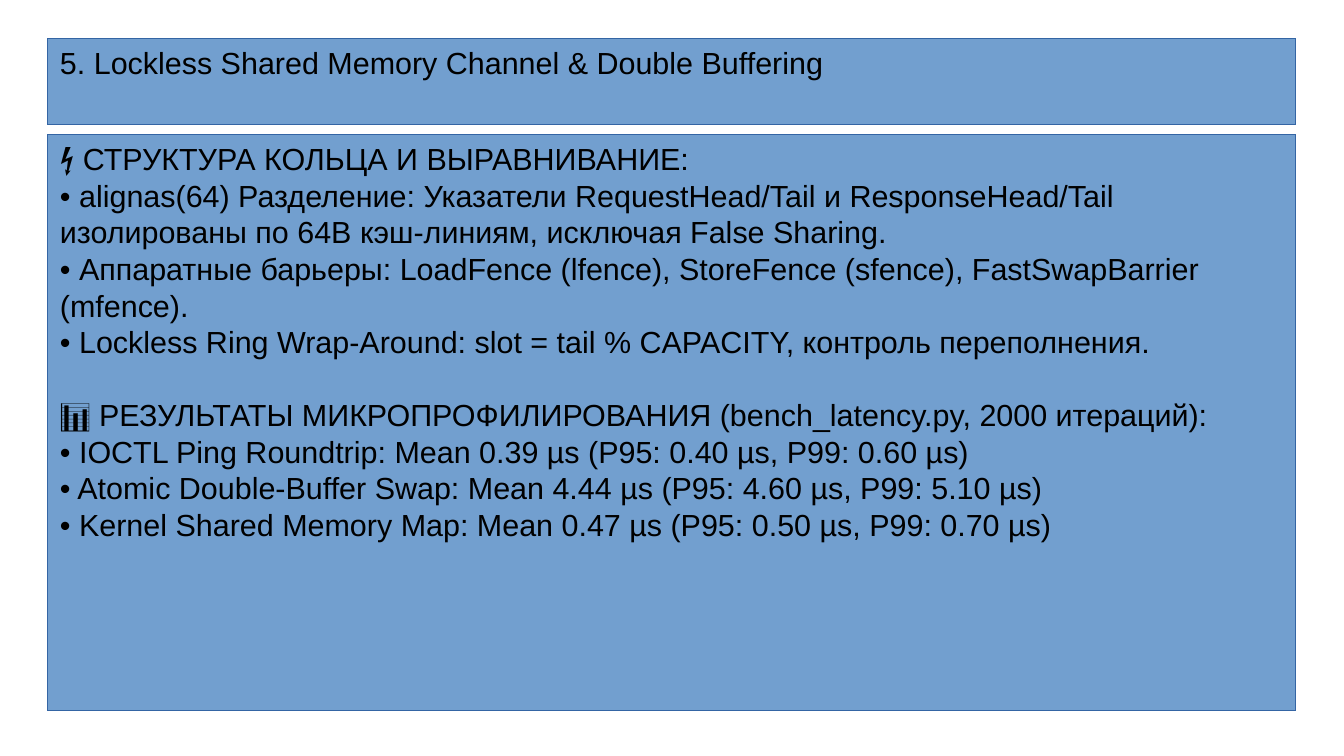
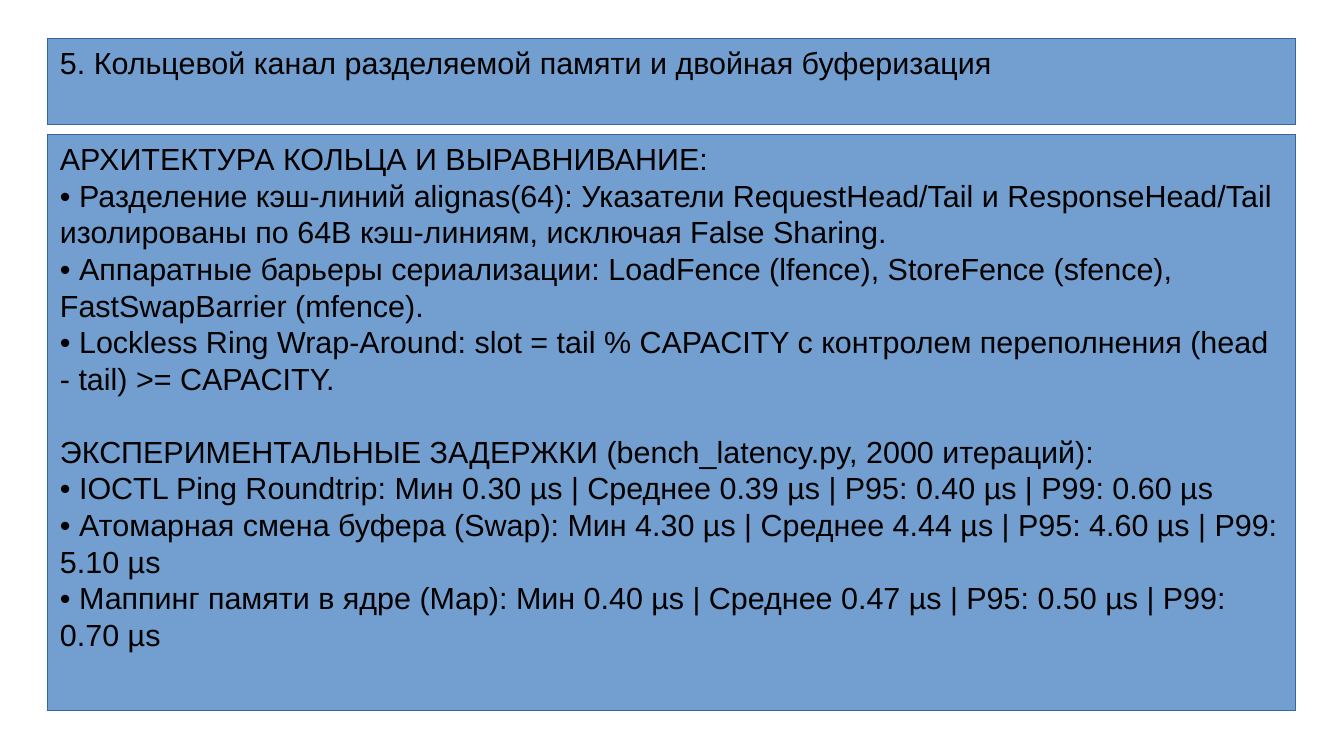
Before and after one commit to LucPrusPPi/unsolicited-non-paged-driver, a slide deck: slide 6 of docs/presentation/unpd_defense_presentation.odp. Drawn at 1344x756 pixels with LibreOffice and Linux fonts; fonts in the diff are those of the drawing. Boxes give left, top, right and bottom in pixels: in the first picture for what was removed or moved away, otherwise in the second. Text is boxed around its words. In the diff, an @@ line names an element or a change of style, - is before the commit and + after.

```diff
--- a/docs/presentation/unpd_defense_presentation.odp
+++ b/docs/presentation/unpd_defense_presentation.odp
@@ text in rectangle at [60,51,992,80]: text changed @@
-5. Lockless Shared Memory Channel & Double Buffering
+5. Кольцевой канал разделяемой памяти и двойная буферизация
@@ text in rectangle at [60,148,1278,652]: text changed @@
-⚡ СТРУКТУРА КОЛЬЦА И ВЫРАВНИВАНИЕ:
-• alignas(64) Разделение: Указатели RequestHead/Tail и ResponseHead/Tail изолированы по 64B кэш-линиям, исключая False Sharing.
-• Аппаратные барьеры: LoadFence (lfence), StoreFence (sfence), FastSwapBarrier (mfence).
-• Lockless Ring Wrap-Around: slot = tail % CAPACITY, контроль переполнения.
-📊 РЕЗУЛЬТАТЫ МИКРОПРОФИЛИРОВАНИЯ (bench_latency.py, 2000 итераций):
-• IOCTL Ping Roundtrip: Mean 0.39 µs (P95: 0.40 µs, P99: 0.60 µs)
-• Atomic Double-Buffer Swap: Mean 4.44 µs (P95: 4.60 µs, P99: 5.10 µs)
-• Kernel Shared Memory Map: Mean 0.47 µs (P95: 0.50 µs, P99: 0.70 µs)
+АРХИТЕКТУРА КОЛЬЦА И ВЫРАВНИВАНИЕ:
+• Разделение кэш-линий alignas(64): Указатели RequestHead/Tail и ResponseHead/Tail изолированы по 64B кэш-линиям, исключая False Sharing.
+• Аппаратные барьеры сериализации: LoadFence (lfence), StoreFence (sfence), FastSwapBarrier (mfence).
+• Lockless Ring Wrap-Around: slot = tail % CAPACITY с контролем переполнения (head - tail) >= CAPACITY.
+ЭКСПЕРИМЕНТАЛЬНЫЕ ЗАДЕРЖКИ (bench_latency.py, 2000 итераций):
+• IOCTL Ping Roundtrip: Мин 0.30 µs | Среднее 0.39 µs | P95: 0.40 µs | P99: 0.60 µs
+• Атомарная смена буфера (Swap): Мин 4.30 µs | Среднее 4.44 µs | P95: 4.60 µs | P99: 5.10 µs
+• Маппинг памяти в ядре (Map): Мин 0.40 µs | Среднее 0.47 µs | P95: 0.50 µs | P99: 0.70 µs
```
Also in this commit, not shown: 9 other slides changed, 2 other files.
